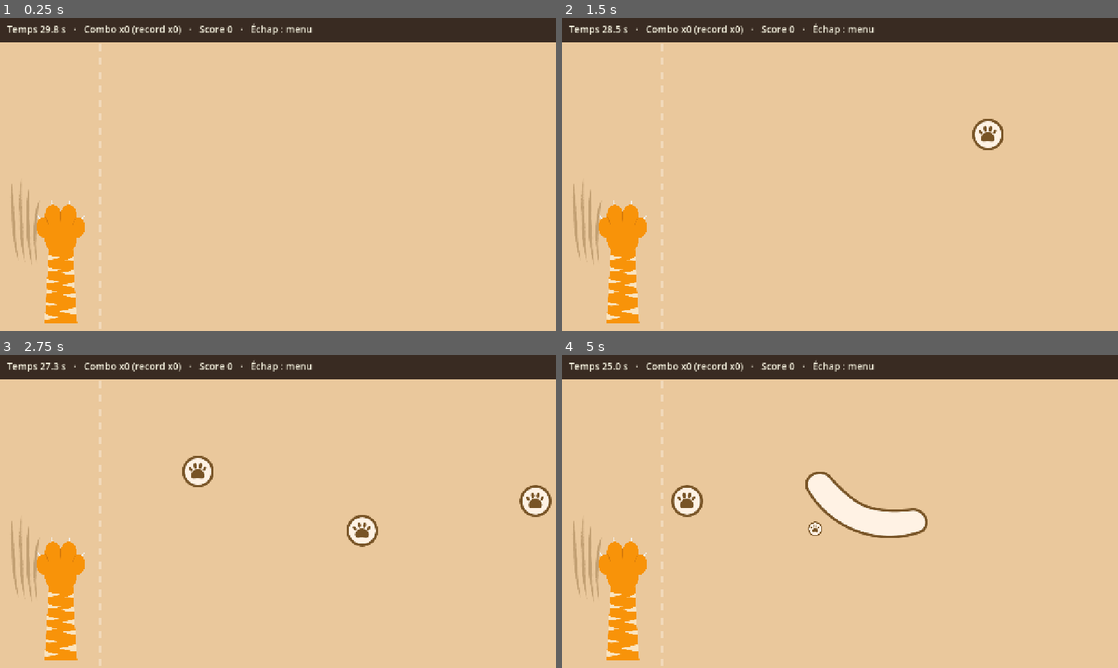
Above: before the commit, frames 1-4 (two rows, left to right).
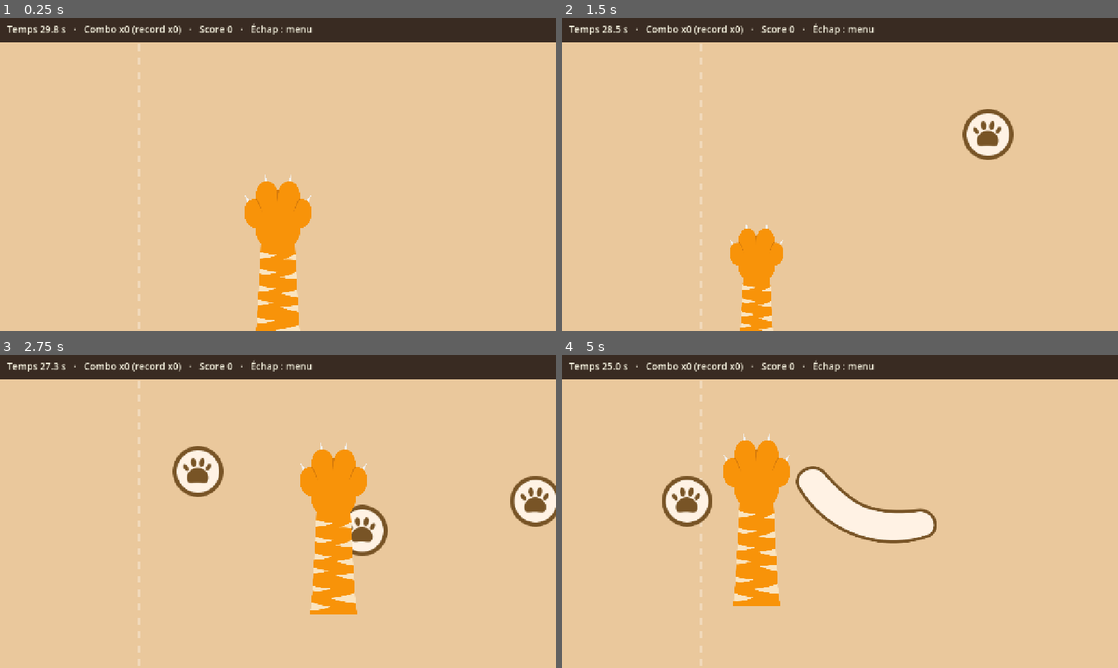
Above: after the commit, the same moments.

Repository: Tominouu/Oopsie_Pawsie
Game: Godot game, scene res://scenes/mini_games/rythme.tscn
Two runs of this game, one before a commit and one after it. Both use one fixed random seed, a clock stepped at 60 frames per second and the inputs below. This scene is started directly instead of the project's main scene.
Inputs (mouse positions are in pixels of both pictures, inside the frame that each line leads up to):
- Up to frame 1 (0.25 s): no input
- Up to frame 2 (1.5 s): tap Enter at 0.5 s; move the mouse to (962, 158) at 0.52 s; tap R at 0.6 s; click (962, 158) at 0.67 s; drag from (728, 190) to (812, 237) at 1.27 s
- Up to frame 3 (2.75 s): move the mouse to (333, 442) at 2.02 s; tap R at 2.1 s; click (333, 442) at 2.17 s
- Up to frame 4 (5 s): drag from (812, 574) to (673, 464) at 2.77 s; move the mouse to (1006, 558) at 3.52 s; tap R at 3.6 s; click (1006, 558) at 3.67 s; drag from (673, 464) to (756, 433) at 4.27 s

The runs differ from the first frame. In frame 1, 6.7% of the frame differs, in the area x 2-56%, y 8-100%; in frame 2, 6.1%; in frame 3, 9.9%, in the area x 2-100%, y 8-100%; in frame 4, 9.4%.

Commit message:
FIX : Mini rhythm game

Diff:
--- a/scenes/mini_games/scene_aquarium.tscn
+++ b/scenes/mini_games/scene_aquarium.tscn
@@ -1,21 +1,21 @@
-[gd_scene format=3]
+[gd_scene format=3 uid="uid://0kokd3b8c7ix"]
 
 [ext_resource type="Script" uid="uid://bx8m7jtf3xbw5" path="res://scripts/mini_games/scene_aquarium.gd" id="1_main"]
 [ext_resource type="Texture2D" uid="uid://bxgja21ra84jp" path="res://assets/background/aquarium-aux-algues-colorees-vie-sous-marine-accessoires-decoratifs-style-plat-decoration-interieur-maison-bel-aquarium-verre-coquillages-bulles-sable_87946-2547.jpg" id="2_bg"]
 [ext_resource type="Script" uid="uid://js5b7ujsaaxn" path="res://scripts/mini_games/fishs_red.gd" id="3_fish"]
 [ext_resource type="Texture2D" uid="uid://balue0e5gme2i" path="res://assets/sprites/fish.png" id="4_fish"]
 
-[node name="scene_aquarium" type="Node2D"]
+[node name="scene_aquarium" type="Node2D" unique_id=1711150332]
 script = ExtResource("1_main")
 
-[node name="TextureRect" type="TextureRect" parent="."]
+[node name="TextureRect" type="TextureRect" parent="." unique_id=1139282214]
 offset_right = 1100.0
 offset_bottom = 750.0
 texture = ExtResource("2_bg")
 expand_mode = 1
 stretch_mode = 5
 
-[node name="Sprite2D" type="Sprite2D" parent="."]
+[node name="Sprite2D" type="Sprite2D" parent="." unique_id=55217555]
 position = Vector2(550, 300)
 scale = Vector2(0.3, 0.3)
 texture = ExtResource("4_fish")
--- a/scripts/mini_games/rythme.gd
+++ b/scripts/mini_games/rythme.gd
@@ -12,12 +12,16 @@
 const PATTE_TEX := preload("res://assets/sprites/rythme/patte.png")
 
 const SCREEN := Vector2(1280, 720)
-const HIT_X := 230.0
+const HIT_X := 320.0
 ## Tolérance en pixels autour de la zone de frappe pour taper/attraper une note.
 const TAP_WINDOW := 50.0
 const TAP_HIT_RADIUS := 46.0
+const NOTE_SCALE := 1.6
+## Les lignes (HOLD) gardent un grossissement plus léger : à NOTE_SCALE, leur tracé
+## déborderait de l'écran avant la fin de la griffure.
+const HOLD_NOTE_SCALE := 1.15
 ## Distance max curseur ↔ bille pendant une griffure maintenue.
-const HOLD_TOLERANCE := 75.0
+const HOLD_TOLERANCE := 115.0
 const SPAWN_MARGIN := 170.0
 const LANE_MIN_Y := 140.0
 const LANE_MAX_Y := 560.0
@@ -55,6 +59,8 @@
 
 var _paw: Sprite2D
 var _paw_base_scale := Vector2.ONE
+var _paw_tip_offset := Vector2.ZERO
+var _paw_tween: Tween
 
 var _info_label: Label
 var _overlay: ColorRect
@@ -66,24 +72,23 @@
 	randomize()
 	_time_left = time_limit
 	_travel_time = (SCREEN.x + SPAWN_MARGIN - HIT_X) / note_speed
+	Input.mouse_mode = Input.MOUSE_MODE_HIDDEN
 	_build_paw()
 	_build_ui(get_viewport_rect().size)
 	_generate_chart()
 
 
+func _exit_tree() -> void:
+	Input.mouse_mode = Input.MOUSE_MODE_VISIBLE
+
+
 func _build_paw() -> void:
-	var claw := Sprite2D.new()
-	claw.texture = GRIFFE_TEX
-	claw.position = Vector2(60, 470)
-	claw.rotation = -0.35
-	claw.modulate.a = 0.35
-	add_child(claw)
-
 	_paw = Sprite2D.new()
 	_paw.texture = PATTE_TEX
-	_paw.position = Vector2(140, 560)
-	_paw_base_scale = Vector2.ONE * 0.3
+	_paw_base_scale = Vector2.ONE * 0.42
 	_paw.scale = _paw_base_scale
+	_paw.z_index = 10
+	_paw_tip_offset = Vector2(0, PATTE_TEX.get_height() * 0.5 * _paw_base_scale.y)
 	add_child(_paw)
 
 
@@ -163,6 +168,7 @@
 
 
 func _try_press(p: Vector2) -> void:
+	_paw_set_pressed(true)
 	if _active_hold != null:
 		return
 	var best: Note = null
@@ -171,7 +177,7 @@
 		if n.judge != Note.Judge.APPROACHING or absf(n.position.x - HIT_X) > TAP_WINDOW:
 			continue
 		var d := p.distance_to(n.position)
-		if d <= TAP_HIT_RADIUS and d < best_dist:
+		if d <= TAP_HIT_RADIUS * NOTE_SCALE and d < best_dist:
 			best = n
 			best_dist = d
 	if best == null:
@@ -186,6 +192,7 @@
 
 
 func _try_release() -> void:
+	_paw_set_pressed(false)
 	if _active_hold == null or _active_hold.judge != Note.Judge.HOLDING:
 		return
 	_register_miss()
@@ -197,6 +204,12 @@
 # --- Boucle ------------------------------------------------------------------
 
 func _process(delta: float) -> void:
+	var mouse := get_local_mouse_position()
+	if _active_hold != null:
+		var target := _active_hold.target_world_position()
+		_paw.position = Vector2(target.x, mouse.y) + _paw_tip_offset
+	else:
+		_paw.position = mouse + _paw_tip_offset
 	if _state != State.PLAYING:
 		return
 	_elapsed += delta
@@ -226,11 +239,12 @@
 	n.position = Vector2(SCREEN.x + SPAWN_MARGIN, data.lane_y)
 	if data.kind == Note.Kind.TAP:
 		n.texture = POINT_TEX
+		n.scale = Vector2.ONE * NOTE_SCALE
 	else:
 		n.texture = LIGNE_TEX
-		n.ball_texture = POINT_TEX
 		n.hold_duration = data.hold_duration
 		n.curve_points = PackedVector2Array(CURVE_POINTS)
+		n.scale = Vector2.ONE * HOLD_NOTE_SCALE
 	add_child(n)
 	_notes.append(n)
 	_total += 1
@@ -247,13 +261,14 @@
 					_register_miss()
 					_despawn(i)
 			Note.Judge.HOLDING:
-				if mouse.distance_to(n.ball_world_position()) > HOLD_TOLERANCE:
+				if absf(mouse.y - n.target_world_position().y) > HOLD_TOLERANCE:
 					_register_miss()
 					_active_hold = null
 					_despawn(i)
 			Note.Judge.RESOLVED:
 				_register_hit(n.position)
 				_active_hold = null
+				_paw_set_pressed(false)
 				_despawn(i)
 
 
@@ -270,7 +285,6 @@
 	_combo += 1
 	_best_combo = maxi(_best_combo, _combo)
 	_score += 100 + _combo * 5
-	_pulse_paw()
 	_spawn_griffe(at)
 
 
@@ -279,11 +293,12 @@
 	_miss_flash = 1.0
 
 
-func _pulse_paw() -> void:
-	var tween := _paw.create_tween()
-	tween.tween_property(_paw, "scale", _paw_base_scale * 1.18, 0.07) \
-		.set_trans(Tween.TRANS_BACK).set_ease(Tween.EASE_OUT)
-	tween.tween_property(_paw, "scale", _paw_base_scale, 0.18)
+func _paw_set_pressed(pressed: bool) -> void:
+	if _paw_tween:
+		_paw_tween.kill()
+	_paw_tween = _paw.create_tween()
+	_paw_tween.tween_property(_paw, "scale", _paw_base_scale * (0.8 if pressed else 1.0), 0.09) \
+		.set_trans(Tween.TRANS_QUAD).set_ease(Tween.EASE_OUT)
 
 
 func _spawn_griffe(at: Vector2) -> void:
--- a/scripts/mini_games/rythme_note.gd
+++ b/scripts/mini_games/rythme_note.gd
@@ -15,19 +15,6 @@
 var hold_elapsed := 0.0
 ## Points locaux (repère de la note) approximant la trace de ligne.png, du début à la fin.
 var curve_points: PackedVector2Array = PackedVector2Array()
-var ball_texture: Texture2D
-
-var _ball: Sprite2D
-
-
-func _ready() -> void:
-	if kind == Kind.HOLD:
-		_ball = Sprite2D.new()
-		_ball.texture = ball_texture
-		_ball.scale = Vector2.ONE * 0.45
-		_ball.z_index = 1
-		add_child(_ball)
-		_ball.position = curve_point_local(0.0)
 
 
 func advance(delta: float) -> void:
@@ -36,8 +23,6 @@
 			position.x -= speed * delta
 		Judge.HOLDING:
 			hold_elapsed += delta
-			if _ball:
-				_ball.position = curve_point_local(hold_progress())
 			if hold_elapsed >= hold_duration:
 				judge = Judge.RESOLVED
 
@@ -64,5 +49,5 @@
 	return curve_points[i].lerp(curve_points[i + 1], f - i)
 
 
-func ball_world_position() -> Vector2:
+func target_world_position() -> Vector2:
 	return to_global(curve_point_local(hold_progress()))
